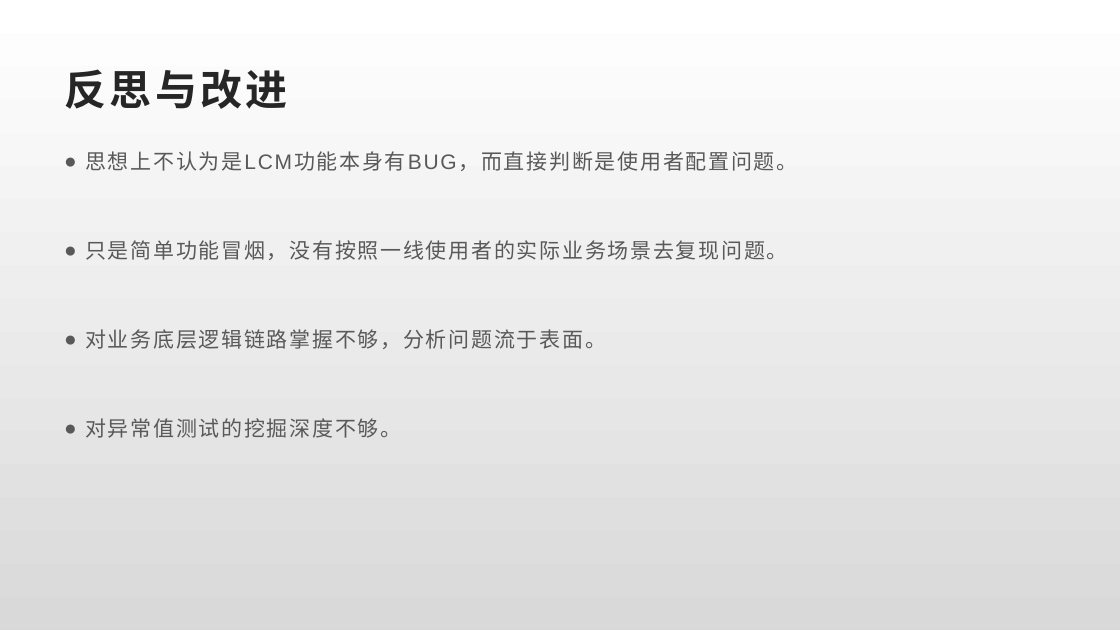
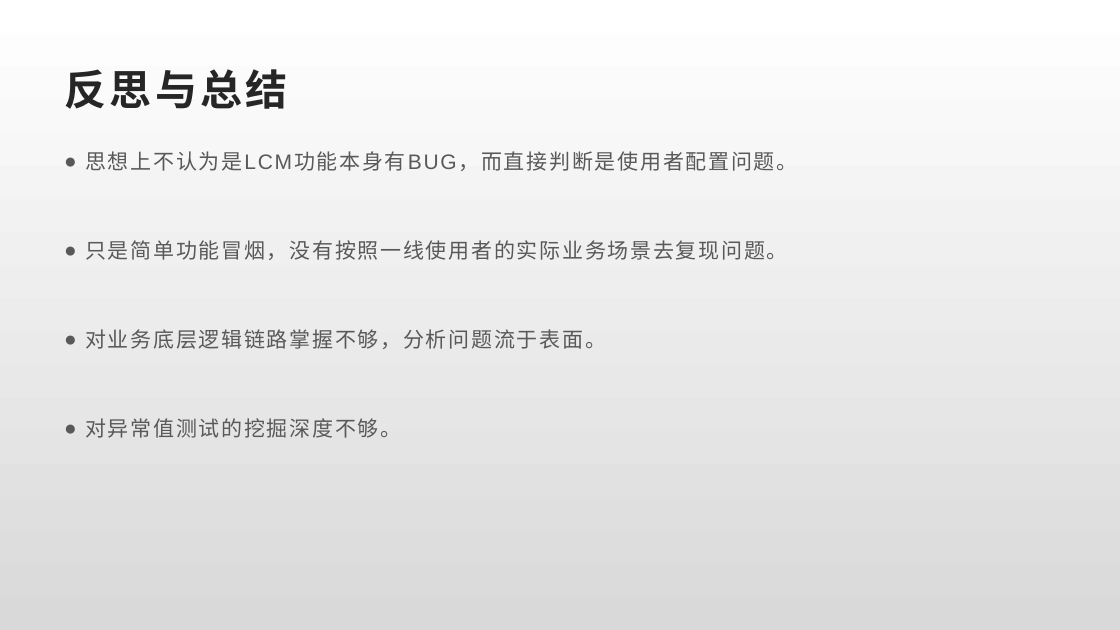
Before and after one commit to Rexixe1993/JavaScriptLesson, a slide deck: slide 23 of 全球版灌篮OBT复盘总结.pptx. Drawn at 1120x630 pixels with LibreOffice and Linux fonts; fonts in the diff are those of the drawing. Boxes give left, top, right and bottom in pixels: in the first picture for what was removed or moved away, otherwise in the second. Text is boxed around its words. In the diff, an @@ line names an element or a change of style, - is before the commit and + after.

```diff
--- a/全球版灌篮OBT复盘总结.pptx
+++ b/全球版灌篮OBT复盘总结.pptx
@@ title at bbox=[64, 69, 288, 109]: text changed @@
-反思与改进
+反思与总结
```
Also in this commit, not shown: 1 other slide changed, 1 other file.
